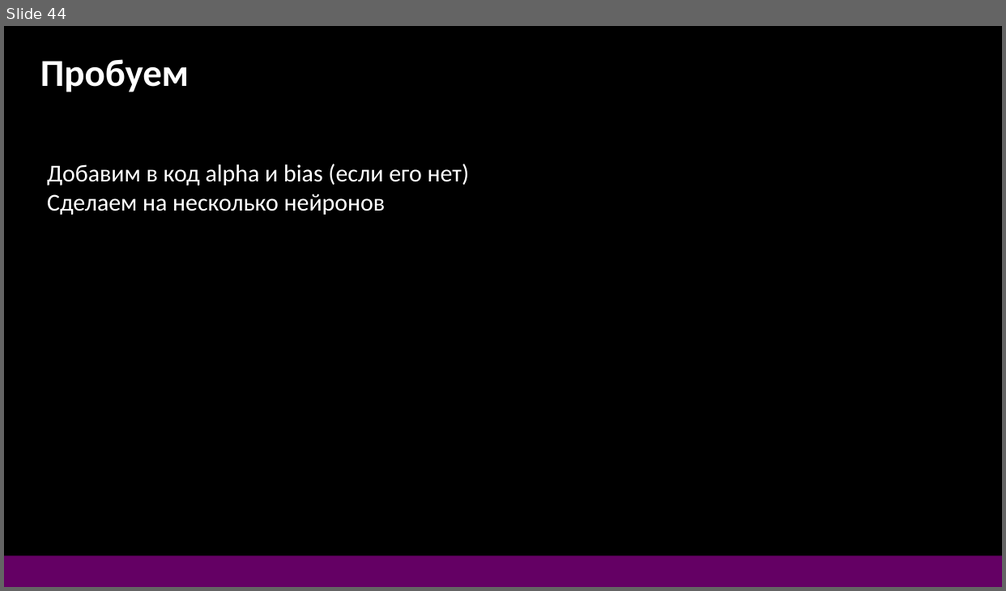
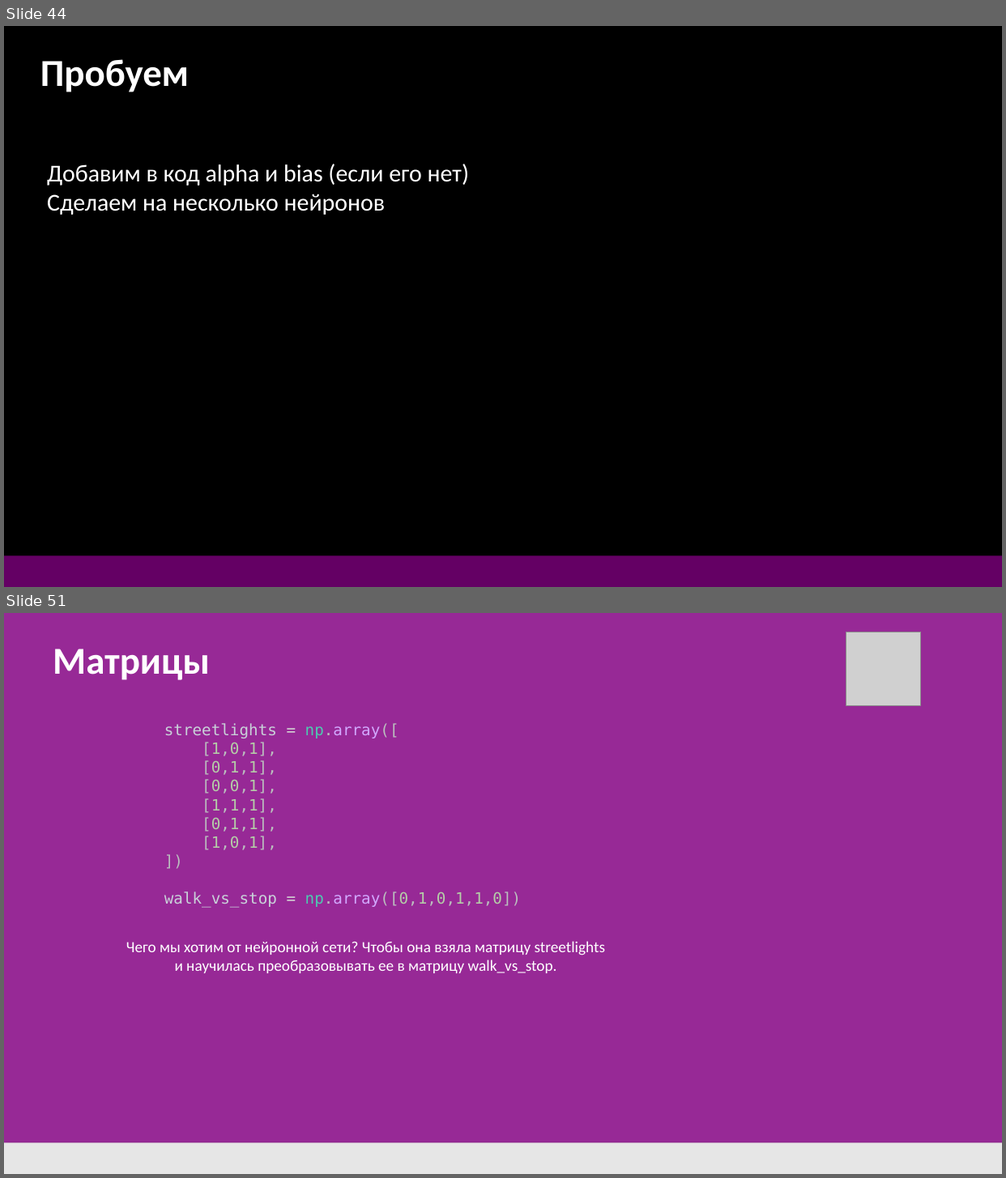
Before and after one commit to DonRobot-all/ML, a slide deck: 1. ML first 28.pptx. Shown one above the other, each under a label of ours: slide 44 before the commit, slides 44 and 51 after it; the slides between them are not shown. The pictures are 1006x591 and 1006x1178 pixels, drawn with LibreOffice and Linux fonts; fonts in the diff are those of the drawing; grey boxes stand for pictures. Boxes give left, top, right and bottom in pixels: in the first picture for what was removed or moved away, otherwise in the second. Text is boxed around its words. In the diff, an @@ line names an element or a change of style, - is before the commit and + after.

```diff
--- a/1. ML first 28.pptx
+++ b/1. ML first 28.pptx
@@ slide 51 added at (4, 613, 1002, 1174), background #972996 @@
@@ picture added at (846, 632, 921, 705) @@
@@ text added at (53, 649, 210, 680), 44 pt, text #FFFFFF, bold @@
+Матрицы
@@ text added at (164, 723, 521, 908), 18 pt, text #BBBEBF @@
+streetlights = np.array([
+[1,0,1],
+[0,1,1],
+[0,0,1],
+[1,1,1],
+[0,1,1],
+[1,0,1],
+])
+walk_vs_stop = np.array([0,1,0,1,1,0])
@@ text added at (126, 941, 605, 973), 18 pt, text #FFFFFF @@
+Чего мы хотим от нейронной сети? Чтобы она взяла матрицу streetlights
+и научилась преобразовывать ее в матрицу walk_vs_stop.
@@ rectangle added at (4, 1143, 1002, 1174), fill #E6E6E6 @@
```
Also in this commit, not shown: 7 other slides added, 3 other files.
